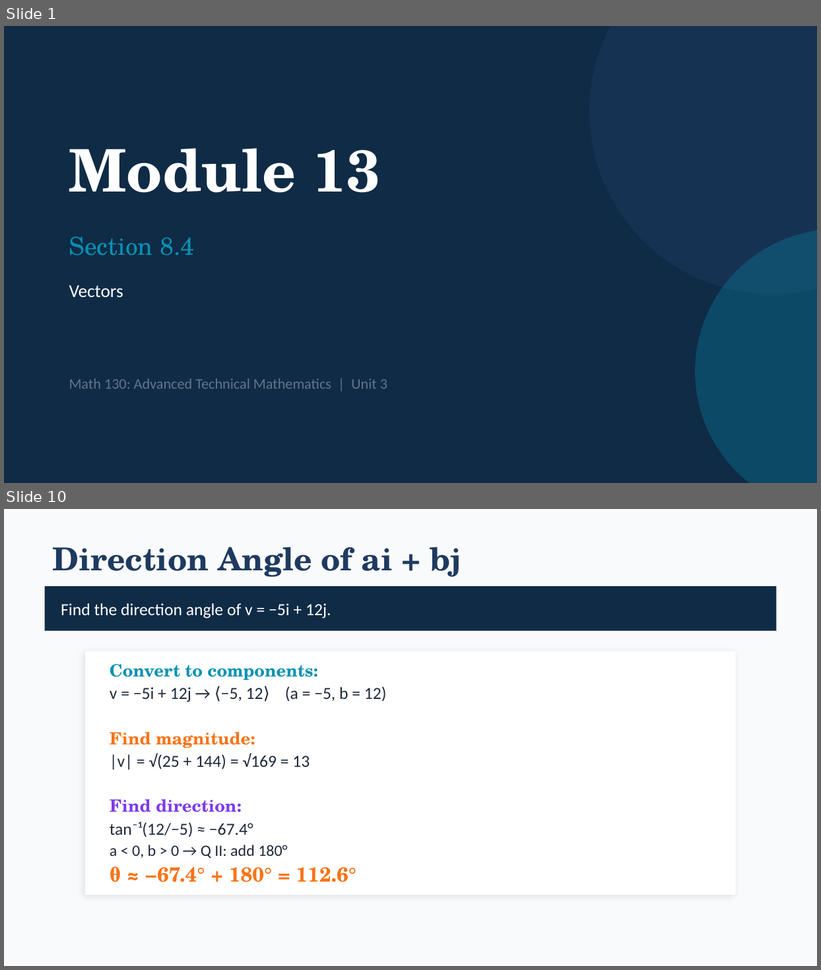
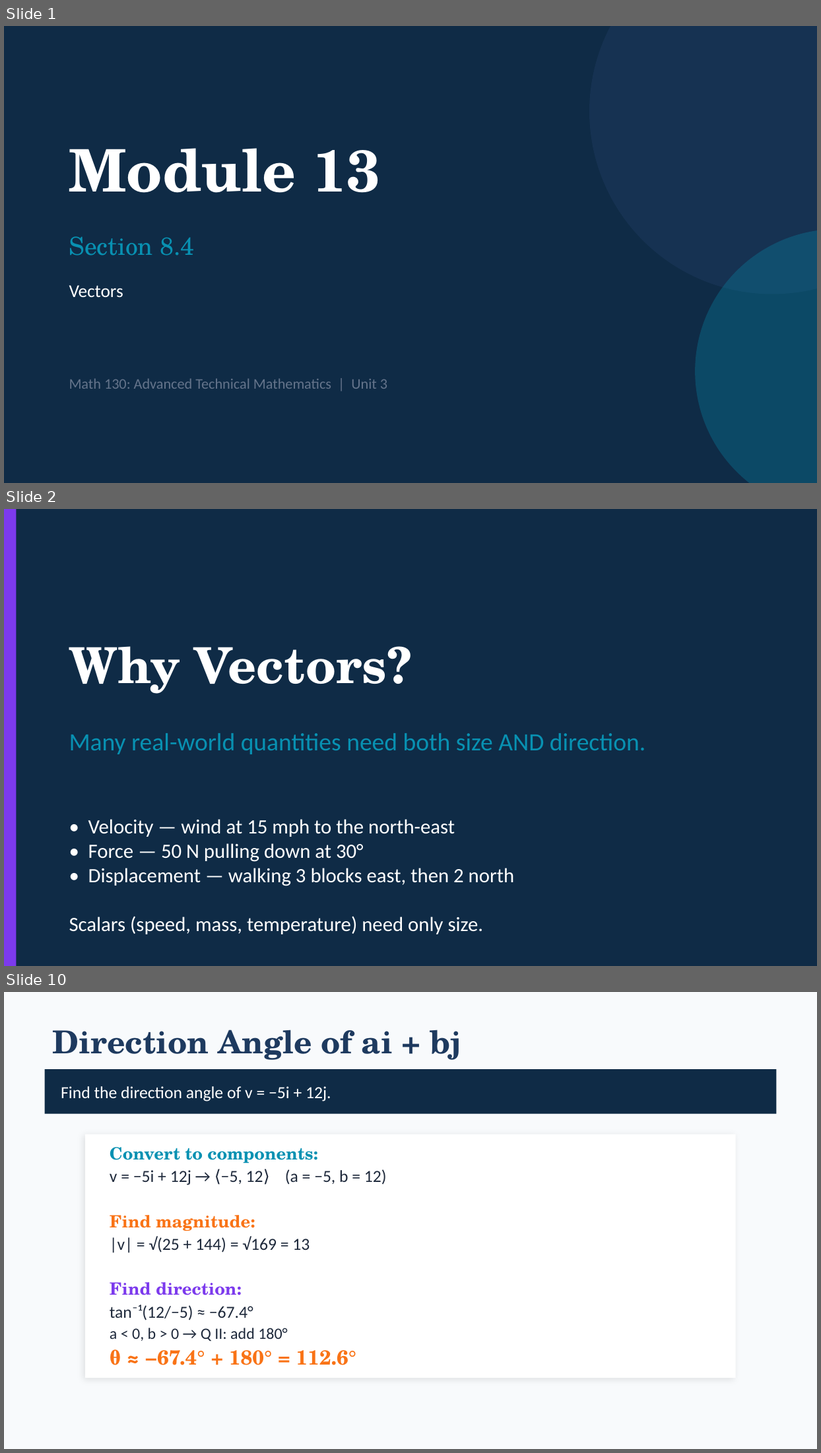
Before and after one commit to andrewhvolk/andrewhvolk.github.io, a slide deck: slides/Math130Unit3D.pptx. Shown one above the other, each under a label of ours: slides 1 and 10 before the commit, slides 1, 2 and 10 after it; the slides between them are not shown. The pictures are 821x970 and 821x1453 pixels, drawn with LibreOffice and Linux fonts; fonts in the diff are those of the drawing. Boxes give left, top, right and bottom in pixels: in the first picture for what was removed or moved away, otherwise in the second. Text is boxed around its words. In the diff, an @@ line names an element or a change of style, - is before the commit and + after.

```diff
--- a/slides/Math130Unit3D.pptx
+++ b/slides/Math130Unit3D.pptx
@@ slide 2 added at (x1=4, y1=509, x2=817, y2=966), background #0F2B46 @@
@@ rectangle added at (x1=4, y1=509, x2=16, y2=966), fill #7C3AED @@
@@ text added at (x1=69, y1=646, x2=412, y2=694), 44 pt, text #FFFFFF, bold @@
+Why Vectors?
@@ text added at (x1=69, y1=733, x2=646, y2=755), 22 pt, text #0891B2 @@
+Many real-world quantities need both size AND direction.
@@ text added at (x1=69, y1=819, x2=515, y2=935), 18 pt, text #FFFFFF @@
+• Velocity — wind at 15 mph to the north-east
+• Force — 50 N pulling down at 30°
+• Displacement — walking 3 blocks east, then 2 north
+Scalars (speed, mass, temperature) need only size.
```
Also in this commit, not shown: 4 slides changed, 1 other slide added, 1 slide removed, 4 other files.
